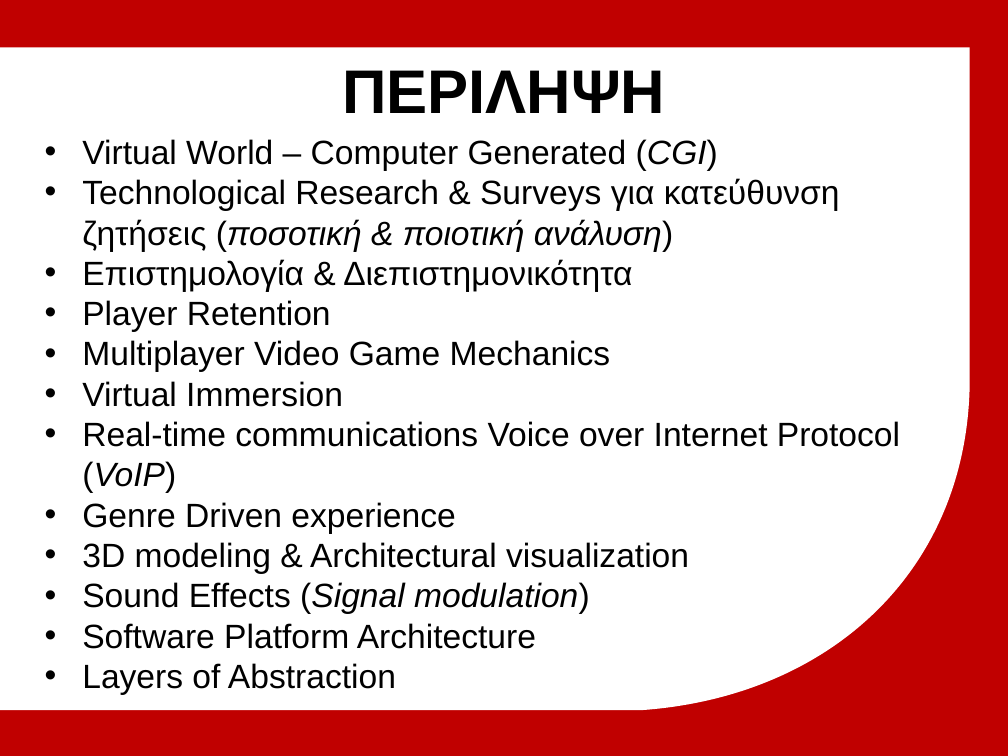
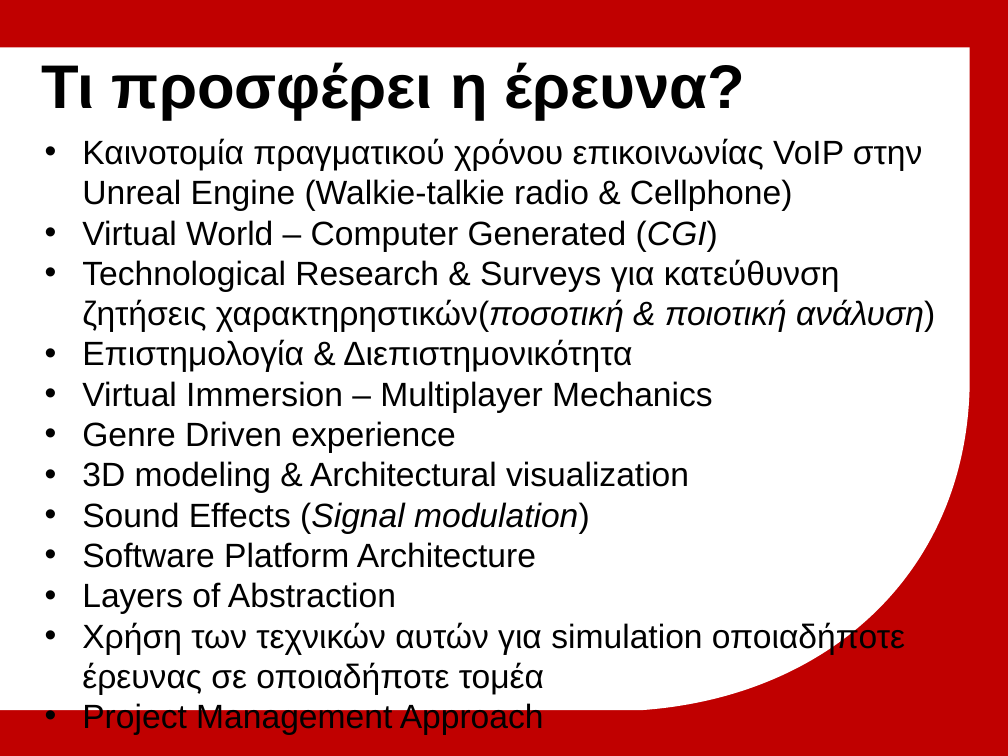
Before and after one commit to michailmarkou1995/BSc-Computer-Science-Projects, a slide deck: slide 8 of MENTAL WEALTH PROFESSIONAL LIFE 3 (PROJECT) (CN6000)/Research_Thesis_Main/Μητροπολιτικό Κολλέγιο_ΣΕΚΦ[Μιχαηλ Μαρκου] Advanced multiplayer game mechanics.pptx. Drawn at 1008x756 pixels with LibreOffice and Linux fonts; fonts in the diff are those of the drawing; background and template pictures are left out. Boxes give left, top, right and bottom in pixels: in the first picture for what was removed or moved away, otherwise in the second. Text is boxed around its words. In the diff, an @@ line names an element or a change of style, - is before the commit and + after.

```diff
--- a/MENTAL WEALTH PROFESSIONAL LIFE 3 (PROJECT) (CN6000)/Research_Thesis_Main/Μητροπολιτικό Κολλέγιο_ΣΕΚΦ[Μιχαηλ Μαρκου] Advanced multiplayer game mechanics.pptx
+++ b/MENTAL WEALTH PROFESSIONAL LIFE 3 (PROJECT) (CN6000)/Research_Thesis_Main/Μητροπολιτικό Κολλέγιο_ΣΕΚΦ[Μιχαηλ Μαρκου] Advanced multiplayer game mechanics.pptx
@@ title at (41,62,746,120): text changed @@
-ΠΕΡΙΛΗΨΗ
+Τι προσφέρει η έρευνα?
@@ text at (82,138,922,211): paragraph added @@
+• Καινοτομία πραγματικού χρόνου επικοινωνίας VoIP στην Unreal Engine (Walkie-talkie radio & Cellphone)
@@ text at (82,259,935,332): text changed @@
-• Technological Research & Surveys για κατεύθυνση ζητήσεις (ποσοτική & ποιοτική ανάλυση)
+• Technological Research & Surveys για κατεύθυνση ζητήσεις χαρακτηρηστικών(ποσοτική & ποιοτική ανάλυση)
@@ text at (82,381,713,413): text changed @@
-• Player Retention
-• Multiplayer Video Game Mechanics
-• Virtual Immersion
-• Real-time communications Voice over Internet Protocol (VoIP)
+• Virtual Immersion – Multiplayer Mechanics
@@ text at (82,621,905,735): paragraphs added @@
+• Χρήση των τεχνικών αυτών για simulation οποιαδήποτε έρευνας σε οποιαδήποτε τομέα
+• Project Management Approach
```
Also in this commit, not shown: 1 other slide changed, 2 slides removed.
